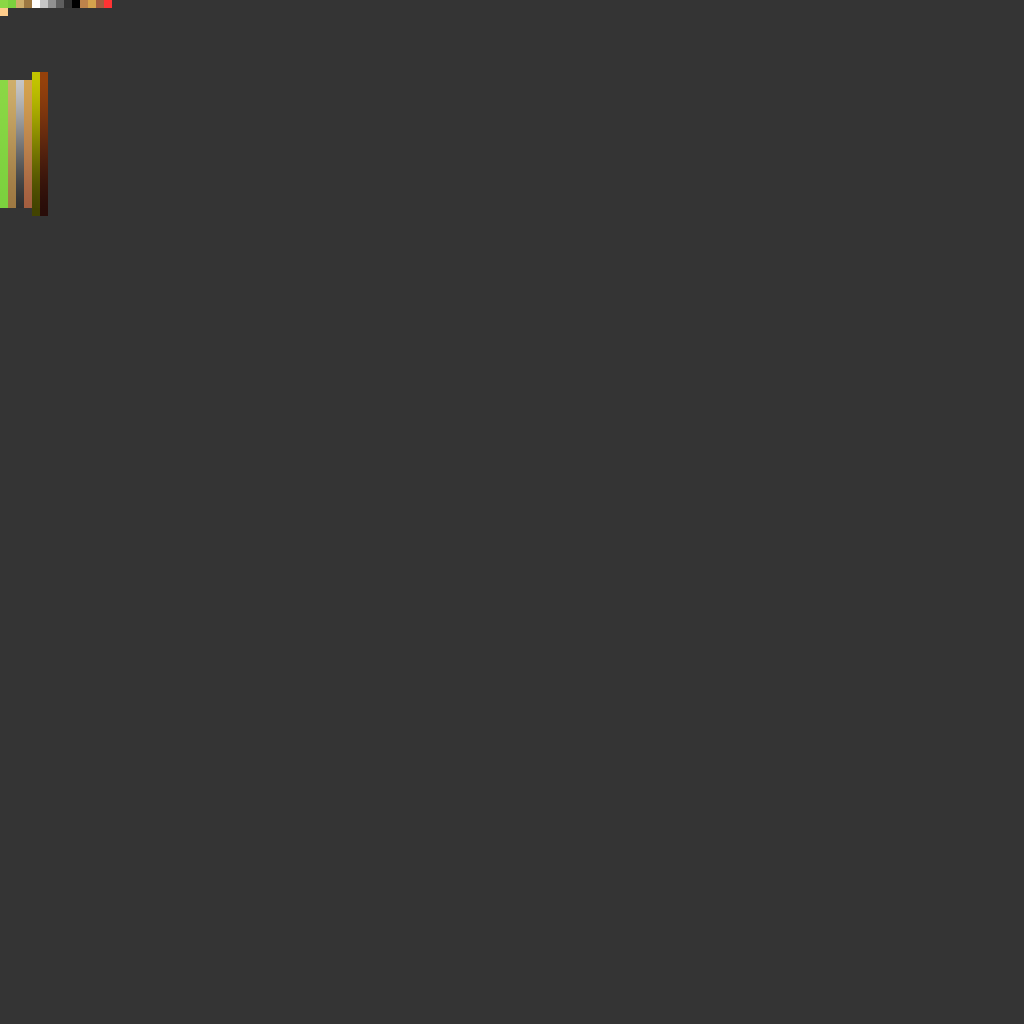
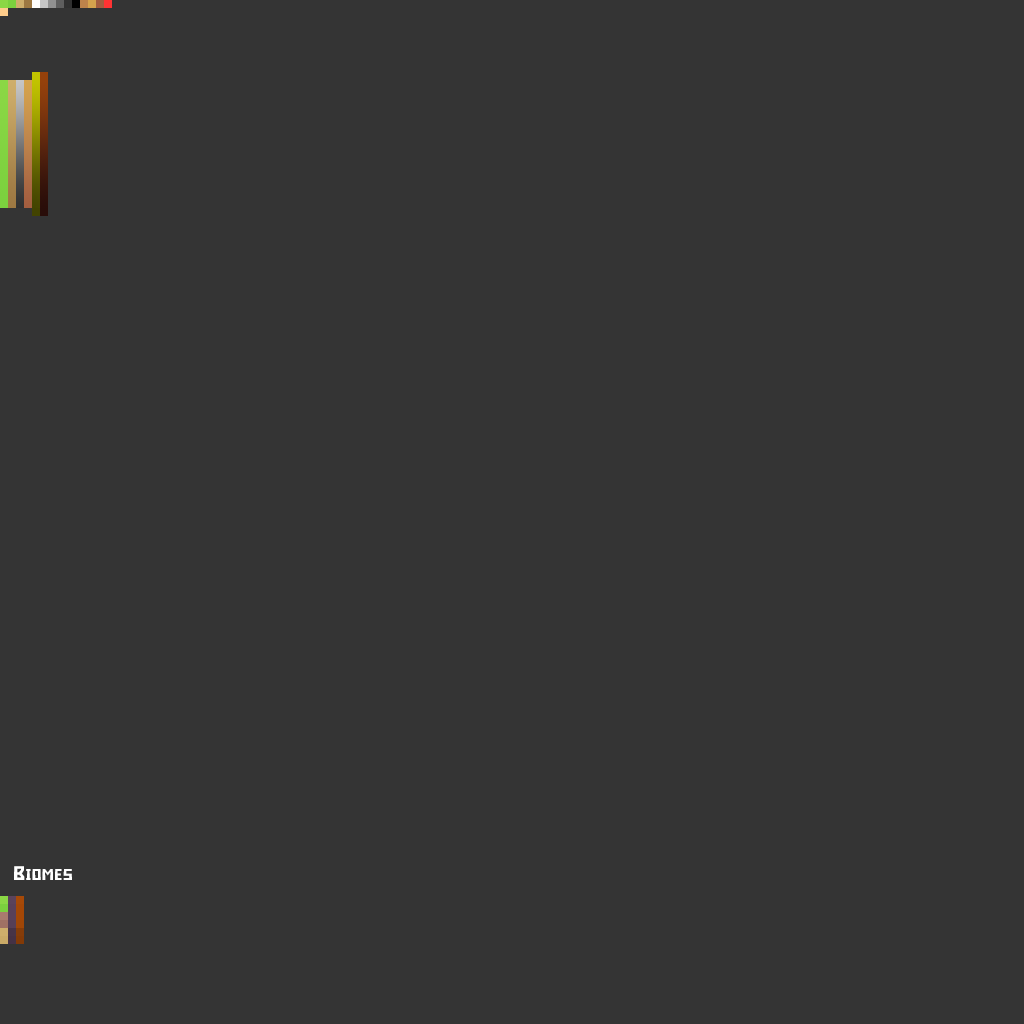
Layers edited between the first and the second 1024x1024 image:
added layer "Biomes" above "Background" over [14, 866, 72, 880]
added layer "Background" over [0, 866, 72, 944]
